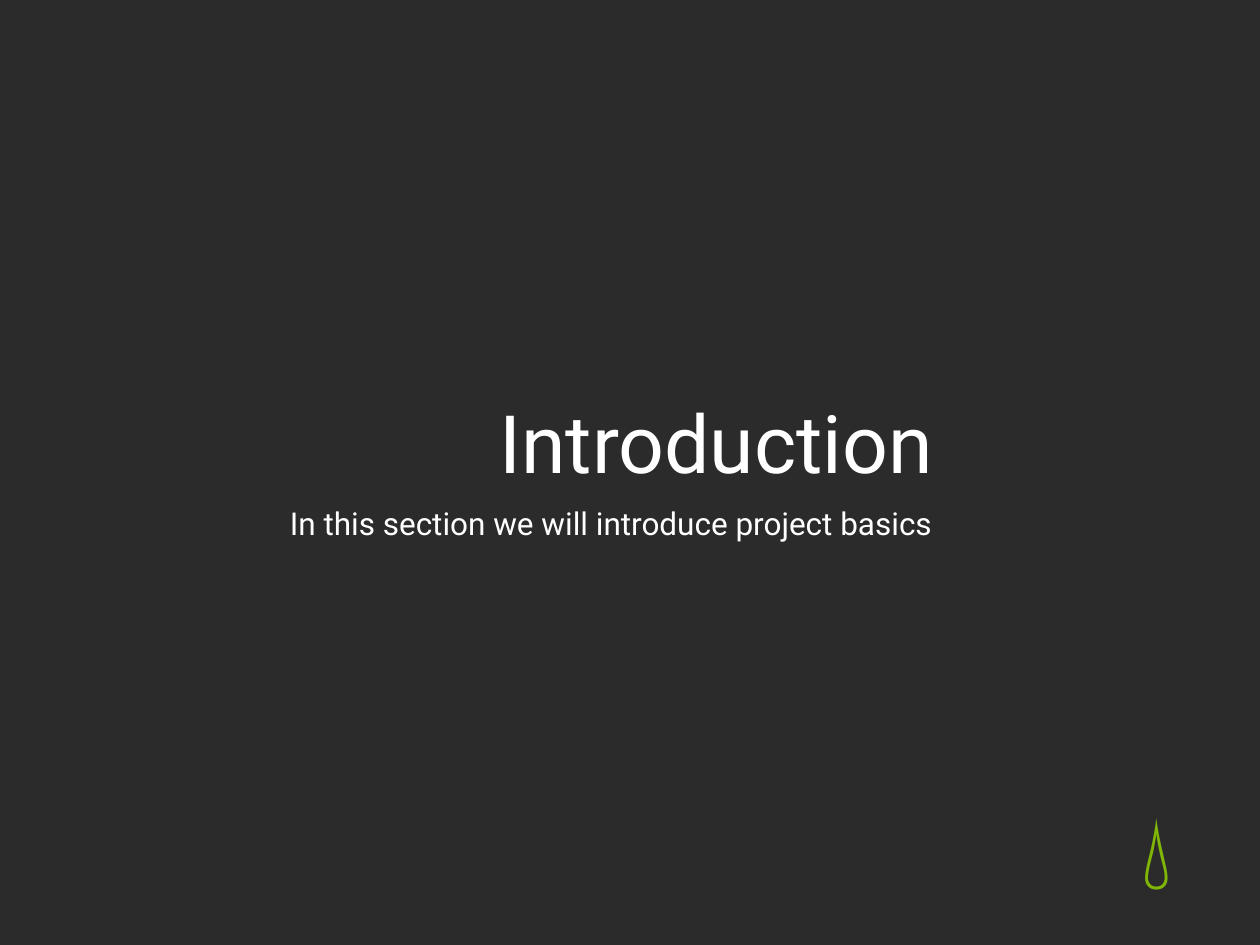
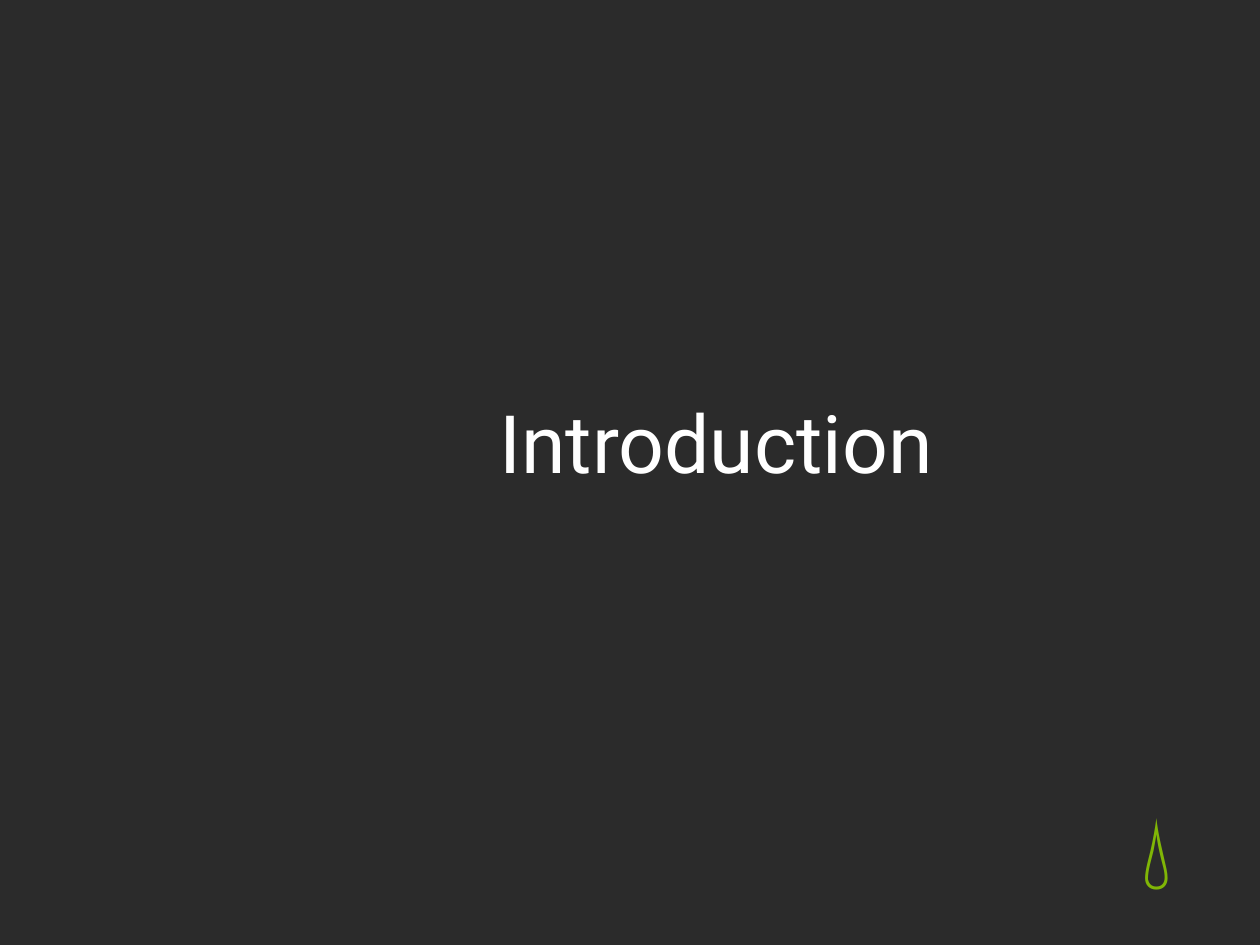
Before and after one commit to hamedabdy/l3o2, a slide deck: slide 2 of documents/Presentation Projet.pptx. Drawn at 1260x945 pixels with LibreOffice and Linux fonts; fonts in the diff are those of the drawing; background and template pictures are left out; a plain dark background stands for a picture behind light text. Boxes give left, top, right and bottom in pixels: in the first picture for what was removed or moved away, otherwise in the second. Text is boxed around its words. In the diff, an @@ line names an element or a change of style, - is before the commit and + after.

```diff
--- a/documents/Presentation Projet.pptx
+++ b/documents/Presentation Projet.pptx
@@ text removed at (290, 511, 931, 542) @@
-In this section we will introduce project basics
```
Also in this commit, not shown: 2 other slides changed, 7 other files.
